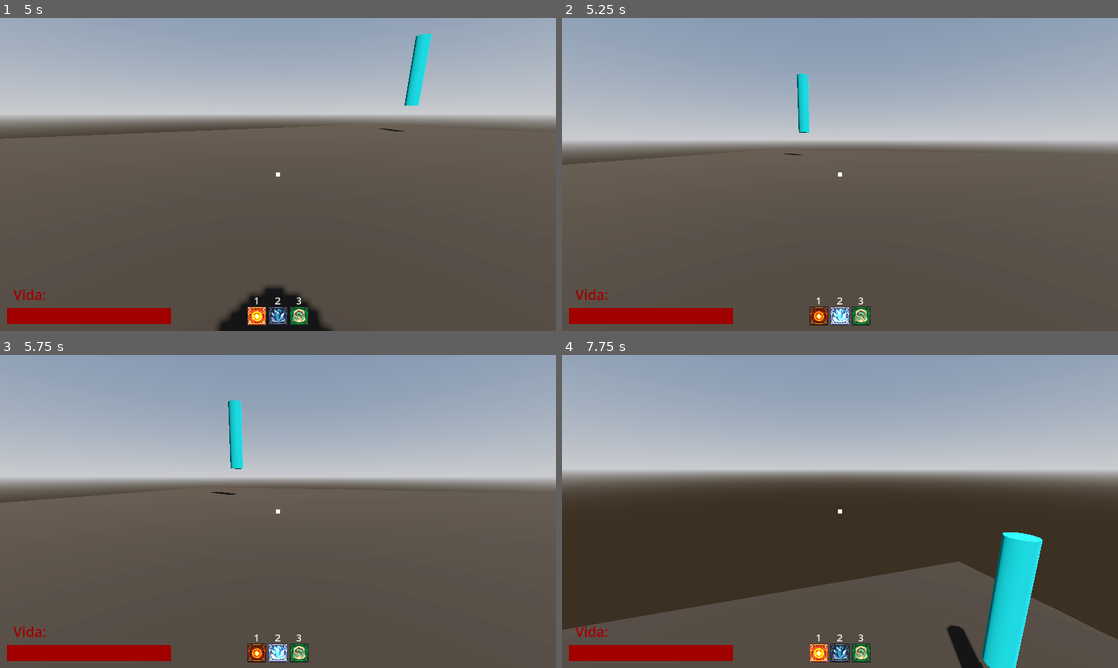
Above: before the commit, frames 1-4 (two rows, left to right).
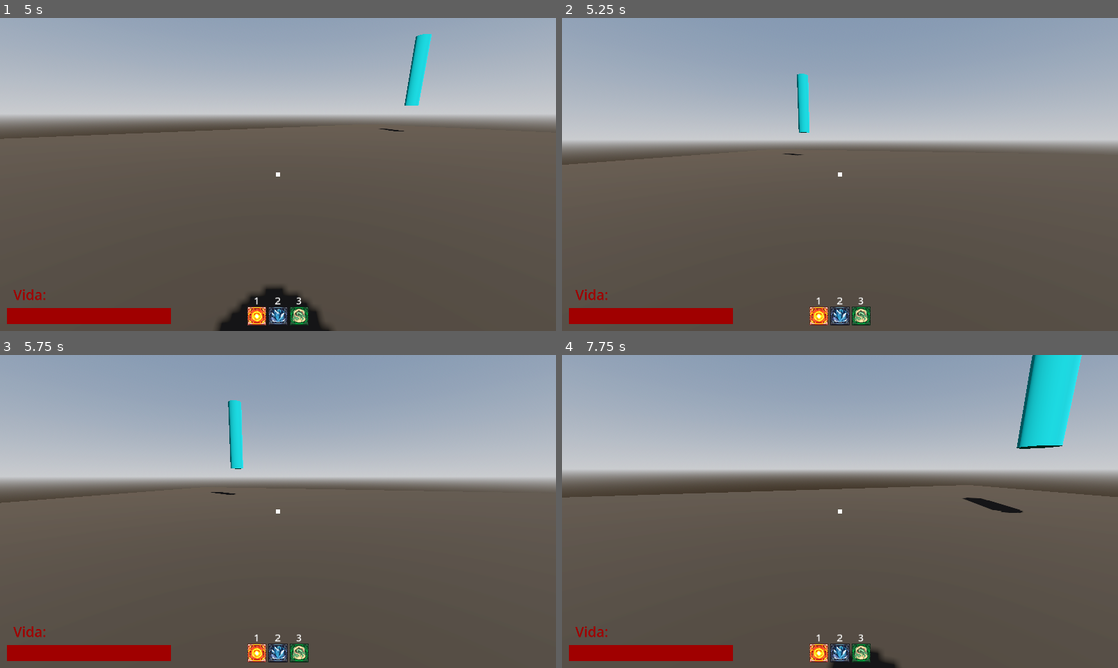
Above: after the commit, the same moments.

Repository: Isaaa43/Saudavel-e-Balanceado
Game: Godot game, scene res://cenas/main_game.tscn
The game is run twice, just before and just after one commit, with the same random seed, the same clock (stepped at 60 frames per second) and the same inputs.
Inputs (mouse positions are in pixels of both pictures, inside the frame that each line leads up to):
- Up to frame 1 (5 s): click (278, 224) at 0.52 s; type "Alex" at 0.6 s; click "Jogar" at 1.25 s; click "Host" at 2 s; click "Começar Partida" at 2.75 s; tap Enter at 3.5 s; move the mouse to (400, 158) at 3.52 s; hold D (direita) 3.53-4.28 s; click (400, 158) at 3.6 s; tap Space (pular) at 3.77, 4.52 s; move the mouse to (250, 174) at 4.27 s; hold W (frente) from 4.28 s (still down); tap 1 at 4.35 s
- Up to frame 2 (5.25 s): keep holding W (frente); move the mouse to (851, 168) at 5.02 s; tap 2 at 5.1 s
- Up to frame 3 (5.75 s): keep holding W (frente)
- Up to frame 4 (7.75 s): keep holding W (frente); tap Space (pular) at 5.75, 6.02, 6.77, 7.52 s; move the mouse to (834, 517) at 5.77 s; tap 3 at 5.85 s; click (834, 517) at 5.92 s; move the mouse to (878, 514) at 6.52 s; click (878, 514) at 6.6 s; move the mouse to (795, 508) at 7.27 s; tap 1 at 7.35 s

Frame 1 is identical in both runs. In frame 2, 0.4% of the frame differs, in the area x 44-52%, y 92-99%; in frame 3, 0.4%; in frame 4, 39%, in the area x 0-100%, y 0-100%.
Error after the commit: Invalid access to property or key 'hud' on a base object of type 'CharacterBody3D (Jogador)'. (res://scripts/game/characters/lancador_feiticos.gd:32)

Commit message:
Criado Sistema de vida
Criado nodo para sistema de vida, e passado controles para sistema de vida

Diff:
--- a/luta-magos/cenas/game/characters/jogador.tscn
+++ b/luta-magos/cenas/game/characters/jogador.tscn
@@ -2,6 +2,7 @@
 
 [ext_resource type="Script" uid="uid://3oy0uv3417rj" path="res://scripts/game/characters/jogador.gd" id="1_30vjq"]
 [ext_resource type="Script" uid="uid://cedl4qy6fkjy3" path="res://scripts/game/characters/camera.gd" id="2_s5tbn"]
+[ext_resource type="Script" uid="uid://beg85r41g1366" path="res://scripts/game/characters/sistemas/sistema_vida.gd" id="2_s8iyn"]
 [ext_resource type="Script" uid="uid://dofbbhfx4m25a" path="res://scripts/game/characters/lancador_feiticos.gd" id="3_qf517"]
 
 [sub_resource type="CapsuleShape3D" id="CapsuleShape3D_jbwqc"]
@@ -27,10 +28,23 @@
 properties/2/spawn = true
 properties/2/replication_mode = 1
 
-[node name="Jogador" type="CharacterBody3D" unique_id=1397014069 node_paths=PackedStringArray("hud")]
+[node name="Jogador" type="CharacterBody3D" unique_id=1397014069 node_paths=PackedStringArray("sistema_vida")]
 collision_layer = 17
 script = ExtResource("1_30vjq")
-hud = NodePath("")
+sistema_vida = NodePath("SistemaVida")
+
+[node name="SistemaVida" type="Node" parent="." unique_id=1401696473]
+script = ExtResource("2_s8iyn")
+
+[node name="LabelDano" type="Label3D" parent="SistemaVida" unique_id=1477714311]
+transform = Transform3D(1, 0, 0, 0, 1, 0, 0, 0, 1, 0, 2.4275663, 0)
+visible = false
+billboard = 2
+outline_modulate = Color(0.8328558, 0, 0.121190645, 1)
+text = "Dano:
+"
+font_size = 50
+outline_size = 16
 
 [node name="CollisionShape3D" type="CollisionShape3D" parent="." unique_id=531717979]
 transform = Transform3D(1, 0, 0, 0, 1, 0, 0, 0, 1, 0, 1, 0)
@@ -68,16 +82,6 @@
 mesh = SubResource("SphereMesh_s5tbn")
 surface_material_override/0 = SubResource("StandardMaterial3D_qf517")
 
-[node name="LabelDano" type="Label3D" parent="." unique_id=1477714311]
-transform = Transform3D(1, 0, 0, 0, 1, 0, 0, 0, 1, 0, 2.5002263, 0)
-visible = false
-billboard = 2
-outline_modulate = Color(0.8328558, 0, 0.121190645, 1)
-text = "Dano:
-"
-font_size = 50
-outline_size = 16
-
 [node name="LabelNome" type="Label3D" parent="." unique_id=870158515]
 transform = Transform3D(1, 0, 0, 0, 1, 0, 0, 0, 1, 0, 2.7698882, 0)
 billboard = 2
--- a/luta-magos/scripts/game/UI/hud_jogador.gd
+++ b/luta-magos/scripts/game/UI/hud_jogador.gd
@@ -8,7 +8,7 @@
 
 func _ready() -> void:
 	selecionar_magia(0)
-	display_vida(1)
+	mostrar_vida(1)
 
 func selecionar_magia(id: int) -> void:
 	# deixa todos os icones no padrao
@@ -17,5 +17,5 @@
 	# magia escolhida
 	icons[id].modulate = Color(2.454, 2.454, 2.454)
 
-func display_vida(porcent: float) -> void:
+func mostrar_vida(porcent: float) -> void:
 	color_rect_vida.size.x = color_rect_vida_baixo.size.x * porcent
--- a/luta-magos/scripts/game/UI/ui_adm.gd
+++ b/luta-magos/scripts/game/UI/ui_adm.gd
@@ -3,9 +3,13 @@
 
 @export var hud : HUDJogador
 
+var jogador : Jogador
+
 func _ready() -> void:
 	hud.show()
 
-func set_hud_jogador(jogador: Jogador) -> void:
-	# adiciona hud no jogador
-	jogador.hud = hud
+func ajustar_hud_jogador(_jogador: Jogador) -> void:
+	jogador = _jogador
+
+	# mudanca de vida na hud
+	jogador.sistema_vida.mudanca_vida.connect(hud.mostrar_vida)
--- a/luta-magos/scripts/game/characters/jogador.gd
+++ b/luta-magos/scripts/game/characters/jogador.gd
@@ -1,7 +1,7 @@
 extends CharacterBody3D
 class_name Jogador
 
-@export var hud : HUDJogador
+@export var sistema_vida : SistemaVida
 
 @onready var camera_3d: Camera3D = $Cabeca/Camera3D
 @onready var lancador_feiticos: LancadorFeiticos = $Cabeca/Camera3D/LancadorFeiticos
@@ -23,10 +23,6 @@
 
 func _enter_tree() -> void:
 	set_multiplayer_authority(str(name).to_int())
-	print("Jogador %s  is_auth? " % name, is_multiplayer_authority())
-
-	print("--------------")
-	print("jogador %s (no id:%d)" % [name, multiplayer.get_unique_id()])
 
 func _ready() -> void:
 	# se nao for este computador controlando esse nodo, desligue esse nodo
@@ -72,20 +68,5 @@
 var vida_inicial : int = 100
 var vida : int = vida_inicial
 
-# TODO: somente teste, remover
-@onready var label_dano: Label3D = $LabelDano
-func levar_dano(dano: int) -> void:
-	print('Levar dano %d' % dano)
-
-	label_dano.text = "Dano:\n%d" % dano
-	label_dano.show()
-	get_tree().create_timer(1.2).timeout.connect( func(): label_dano.hide() )
-
-	vida = max(0, vida - dano)
-	if vida == 0:
-		await get_tree().create_timer(0.5).timeout
-		TrocaCenaTemp.go_to_menu_inicial()
-
-	if hud and is_instance_valid(hud):
-		var porcent : float = float(vida) / vida_inicial
-		hud.display_vida(porcent)
+func levar_dano(dano: float) -> void:
+	sistema_vida.levar_dano(dano)
--- /dev/null
+++ b/luta-magos/scripts/game/characters/sistemas/sistema_vida.gd
@@ -0,0 +1,34 @@
+class_name SistemaVida
+extends Node
+
+## Quando ocorre mudanca na vida, com porcentagem total da vida maxima [0.0, 1.0]
+signal mudanca_vida(porcent: float)
+
+# TODO: somente teste, remover
+@onready var label_dano: Label3D = $LabelDano
+
+@export var vida_max : float = 150
+
+var vida : float
+
+func levar_dano(dano: float) -> void:
+	print('Levar dano %d' % dano)
+
+	label_dano.text = "Dano:\n%d" % dano
+	label_dano.show()
+	get_tree().create_timer(1.2).timeout.connect( func(): label_dano.hide() )
+
+	vida = max(0, vida - dano)
+
+	var porcent : float = float(vida) / vida_max
+	mudanca_vida.emit(porcent)
+
+	_verificar_morte()
+
+func _verificar_morte() -> void:
+	if vida == 0:
+		morrer()
+
+func morrer() -> void:
+	await get_tree().create_timer(0.5).timeout
+	TrocaCenaTemp.go_to_menu_inicial()
--- a/luta-magos/scripts/game/game_adm.gd
+++ b/luta-magos/scripts/game/game_adm.gd
@@ -6,7 +6,7 @@
 
 func _ready() -> void:
 	# ajustar sinais
-	jogadores_adm.colocar_hud_jogador.connect(ui_adm.set_hud_jogador)
+	jogadores_adm.colocar_hud_jogador.connect(ui_adm.ajustar_hud_jogador)
 
 func _process(_delta: float) -> void:
 	if Input.is_action_just_pressed("debug"):
Not shown, added: luta-magos/scripts/game/characters/sistemas/sistema_vida.gd.uid
